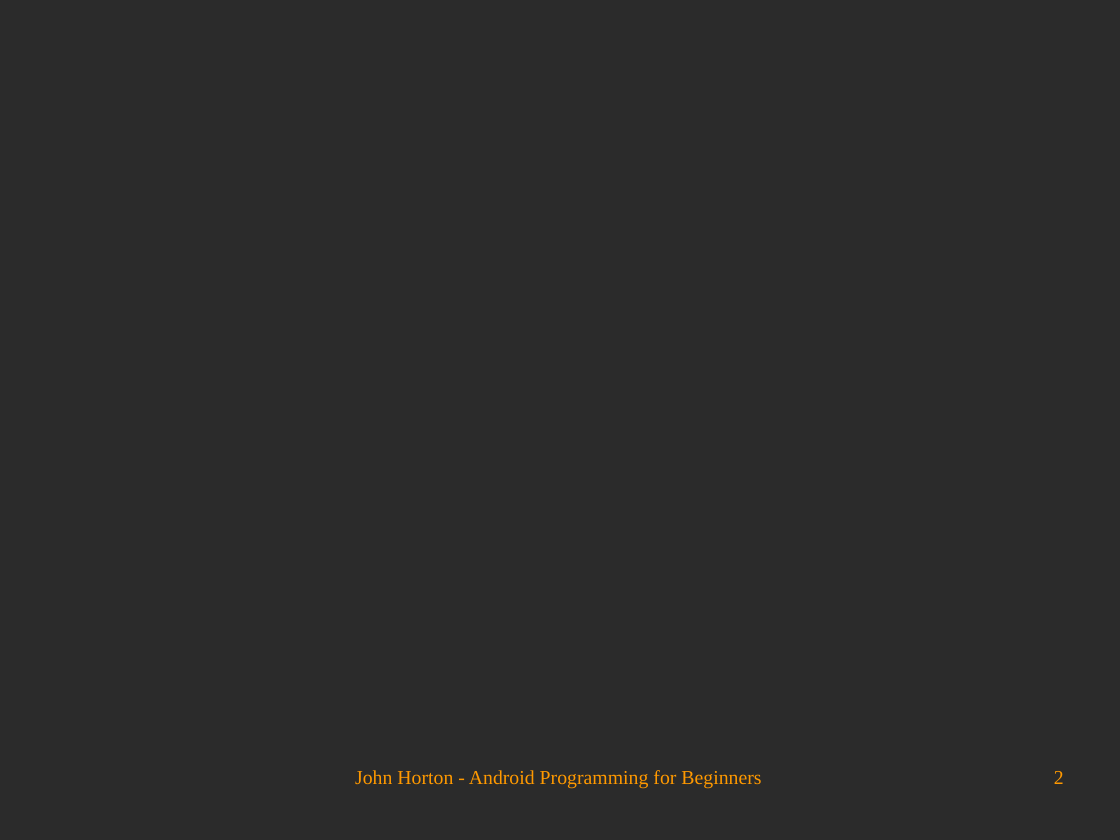
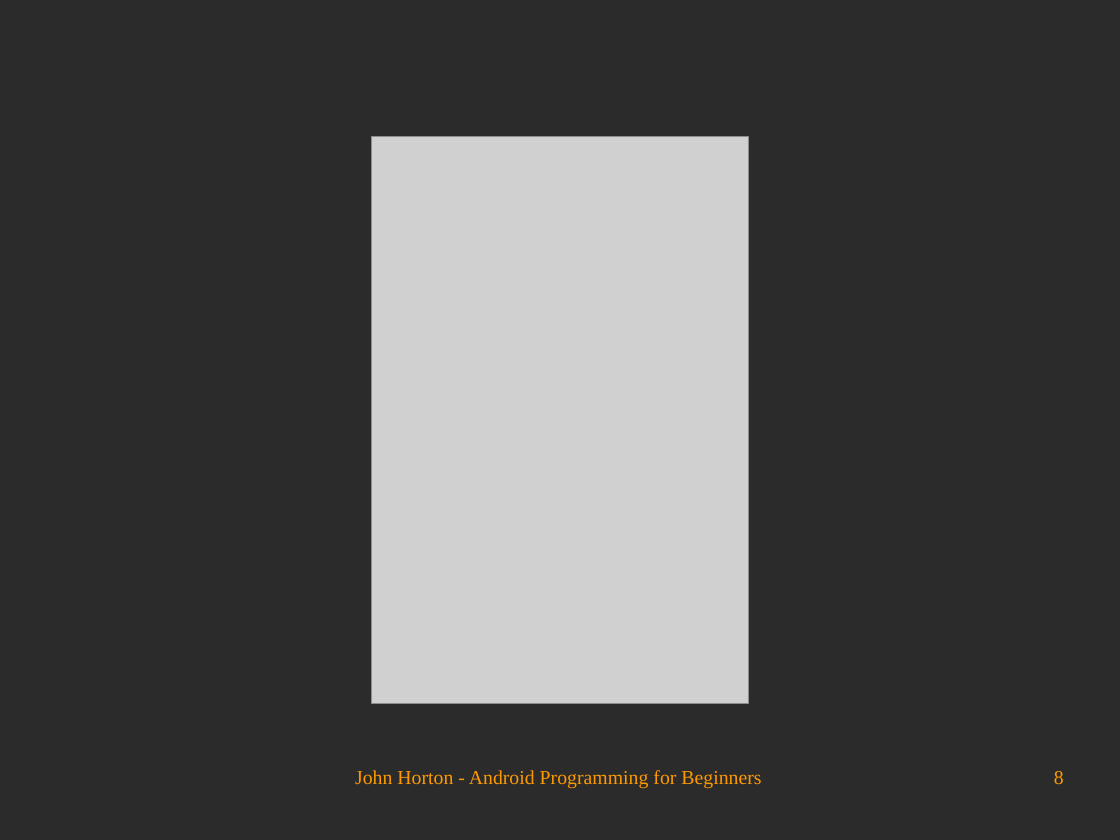
Before and after one commit to Academy-Soft-Intellect/Android-Programming-for-Beginners, a slide deck: slide 8 of 04_Designing_Layouts.odp (slide 2 before the commit). Drawn at 1120x840 pixels with LibreOffice and Linux fonts; fonts in the diff are those of the drawing; grey boxes stand for pictures; background and template pictures are left out; a plain dark background stands for a picture behind light text. Boxes give left, top, right and bottom in pixels: in the first picture for what was removed or moved away, otherwise in the second. Text is boxed around its words. In the diff, an @@ line names an element or a change of style, - is before the commit and + after.

```diff
--- a/04_Designing_Layouts.odp
+++ b/04_Designing_Layouts.odp
@@ picture added at (x1=372, y1=137, x2=749, y2=703) @@
@@ page number at (x1=1054, y1=771, x2=1064, y2=784): text changed @@
-2
+8
```
Also in this commit, not shown: 1 other slide changed, 8 slides added.
